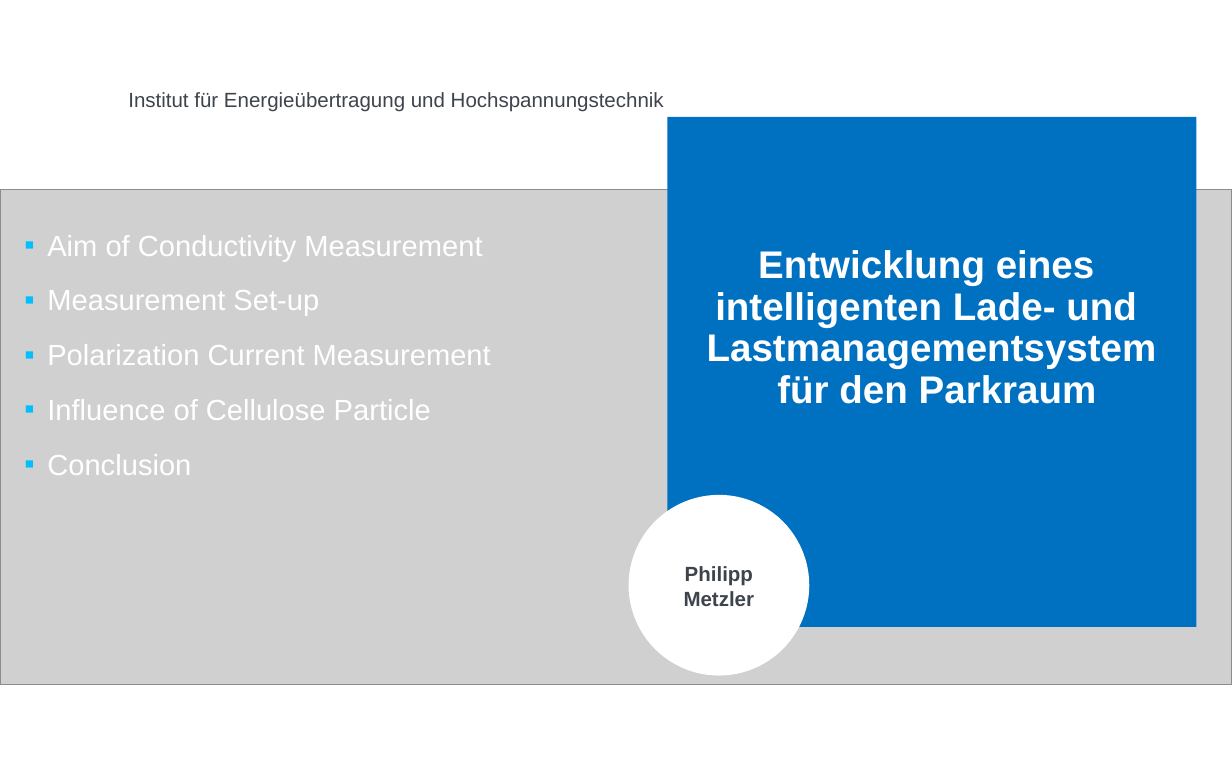
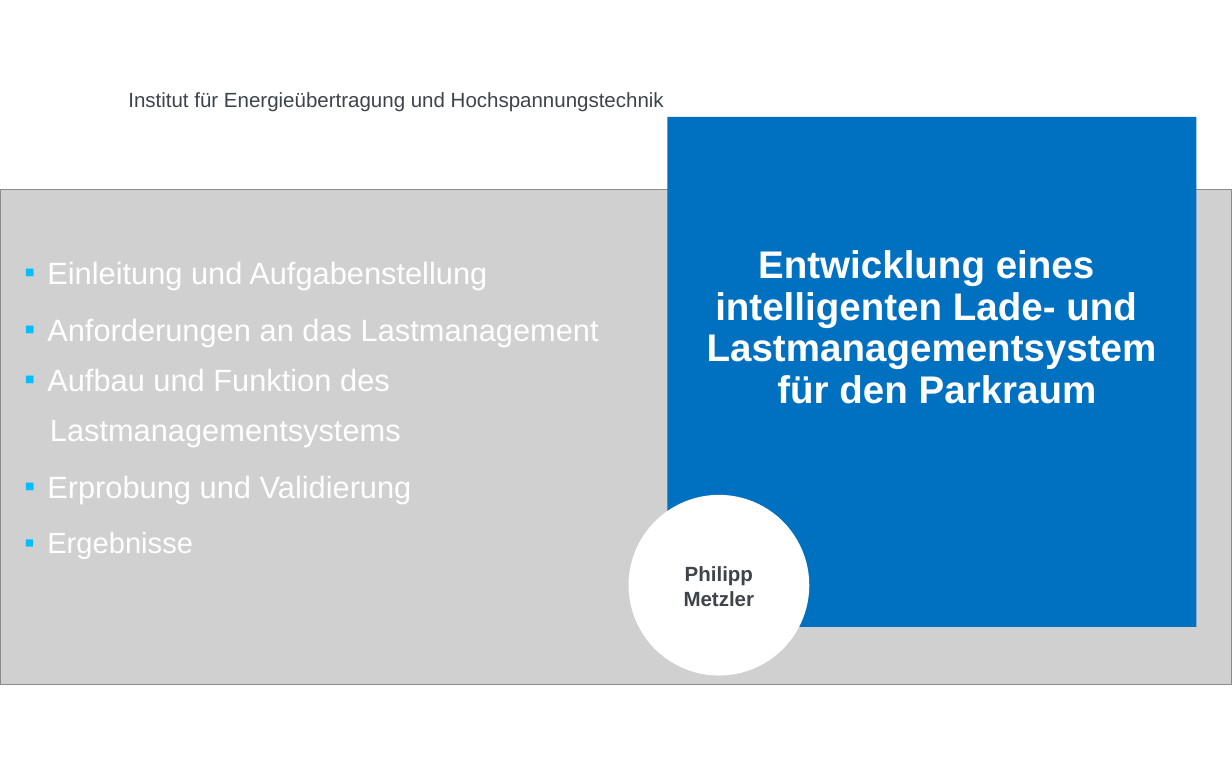
Before and after one commit to CHPhilipp/Sonsitige-Dokumente, a slide deck: slide 1 of Präsentation 16 zu 10 - IEH.pptx. Drawn at 1232x770 pixels with LibreOffice and Linux fonts; fonts in the diff are those of the drawing; grey boxes stand for pictures; background and template pictures are left out. Boxes give left, top, right and bottom in pixels: in the first picture for what was removed or moved away, otherwise in the second. Text is boxed around its words. In the diff, an @@ line names an element or a change of style, - is before the commit and + after.

```diff
--- a/Präsentation 16 zu 10 - IEH.pptx
+++ b/Präsentation 16 zu 10 - IEH.pptx
@@ text at [47,262,599,558]: text changed; size 17 to 18 pt @@
-▪ Aim of Conductivity Measurement
-▪ Measurement Set-up
-▪ Polarization Current Measurement
-▪ Influence of Cellulose Particle
-▪ Conclusion
+▪ Einleitung und Aufgabenstellung
+▪ Anforderungen an das Lastmanagement
+▪ Aufbau und Funktion des
+Lastmanagementsystems
+▪ Erprobung und Validierung
+▪ Ergebnisse
```
Also in this commit, not shown: 6 other slides changed, 5 slides added, 1 slide removed.
